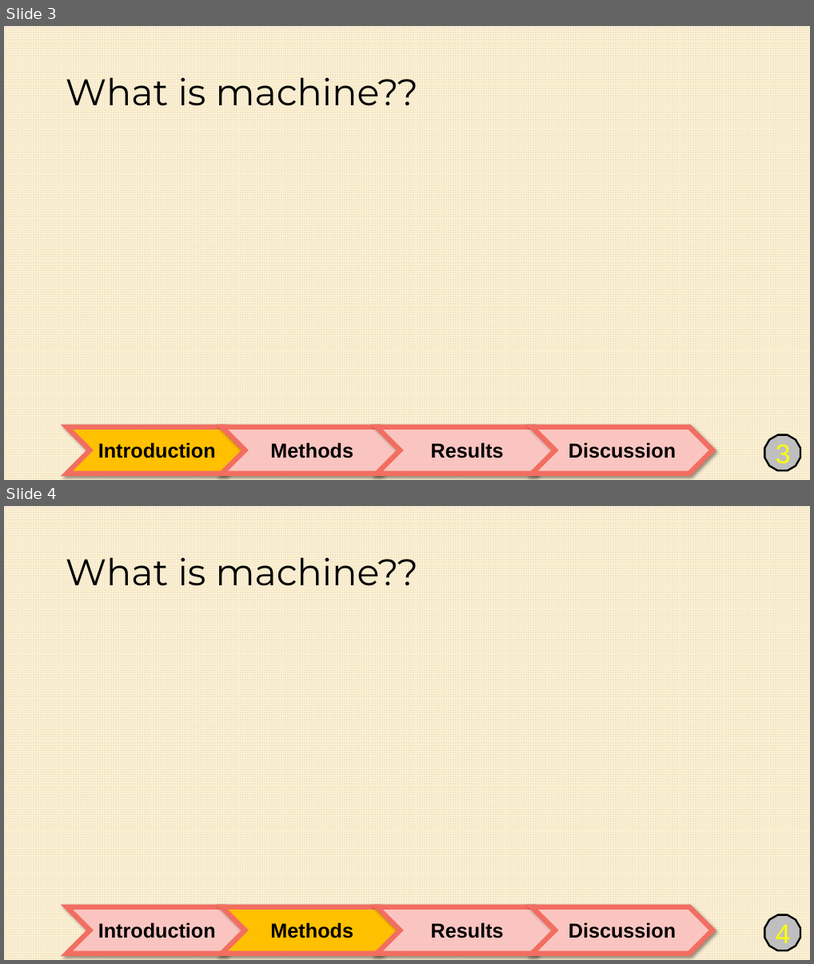
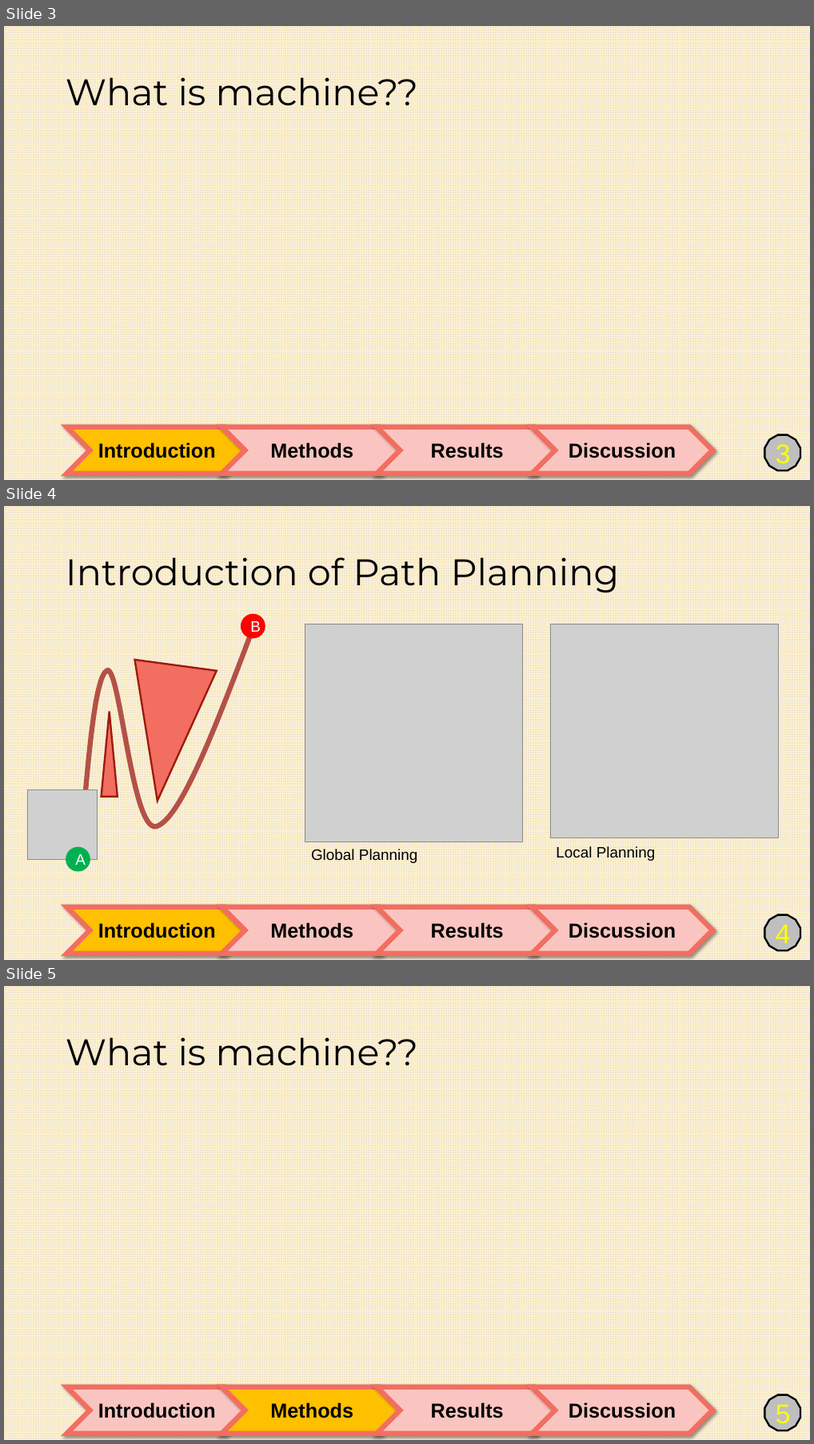
Before and after one commit to Yi-An-Wang/institute_information, a slide deck: path_planing/論文/group_meeting_PPT.pptx. Shown one above the other, each under a label of ours: slides 3 and 4 before the commit, slides 3, 4 and 5 after it. The pictures are 814x964 and 814x1444 pixels, drawn with LibreOffice and Linux fonts; fonts in the diff are those of the drawing; grey boxes stand for pictures. Boxes give left, top, right and bottom in pixels: in the first picture for what was removed or moved away, otherwise in the second. Text is boxed around its words. In the diff, an @@ line names an element or a change of style, - is before the commit and + after.

```diff
--- a/path_planing/論文/group_meeting_PPT.pptx
+++ b/path_planing/論文/group_meeting_PPT.pptx
@@ slide 4 added at [4,506,810,960], background pattern #FFF2CC on #EFE4D3 @@
@@ title added at [66,557,620,593], 44 pt, text #000000 @@
+Introduction of Path Planning
@@ ellipse added at [241,614,265,638], fill #FF0000, outline #FF0000 1 pt, 18 pt, text #FFFFFF @@
+B
@@ picture added at [306,624,523,842] @@
@@ picture added at [551,624,779,837] @@
@@ freeform shape added at [80,628,254,860], outline #B35148 6 pt @@
@@ triangle added at [117,660,218,806], fill #F26E61, outline #9D1A0D 2.25 pt @@
@@ triangle added at [102,711,118,796], fill #F26E61, outline #9D1A0D 2.25 pt @@
@@ picture added at [27,789,97,859] @@
@@ ellipse added at [66,847,90,871], fill #00B050, outline #00B050 1 pt, 18 pt, text #FFFFFF @@
+A
@@ text added at [311,848,418,863], 18 pt, text #000000 @@
+Global Planning
@@ text added at [556,846,656,860], 18 pt, text #000000 @@
+Local Planning
@@ chevron added at [67,907,248,953], fill #FFC000, outline #F26E61 6 pt, 24 pt, text #000000, bold @@
+Introduction
@@ chevron added at [222,907,402,953], fill #FAC5C0, outline #F26E61 6 pt, 24 pt, text #000000, bold @@
+Methods
@@ chevron added at [378,907,558,953], fill #FAC5C0, outline #F26E61 6 pt, 24 pt, text #000000, bold @@
+Results
@@ chevron added at [532,907,713,953], fill #FAC5C0, outline #F26E61 6 pt, 24 pt, text #000000, bold @@
+Discussion
@@ page number added at [765,915,801,951], fill #BFBFBF, outline #000000 2.25 pt, 32 pt, text #FFFF00 @@
+4
@@ what was slide 4 is now slide 5 @@
@@ page number at [776,1404,791,1428]: text changed @@
-4
+5
```
Also in this commit, not shown: 1 slide changed, 1 other slide added.
